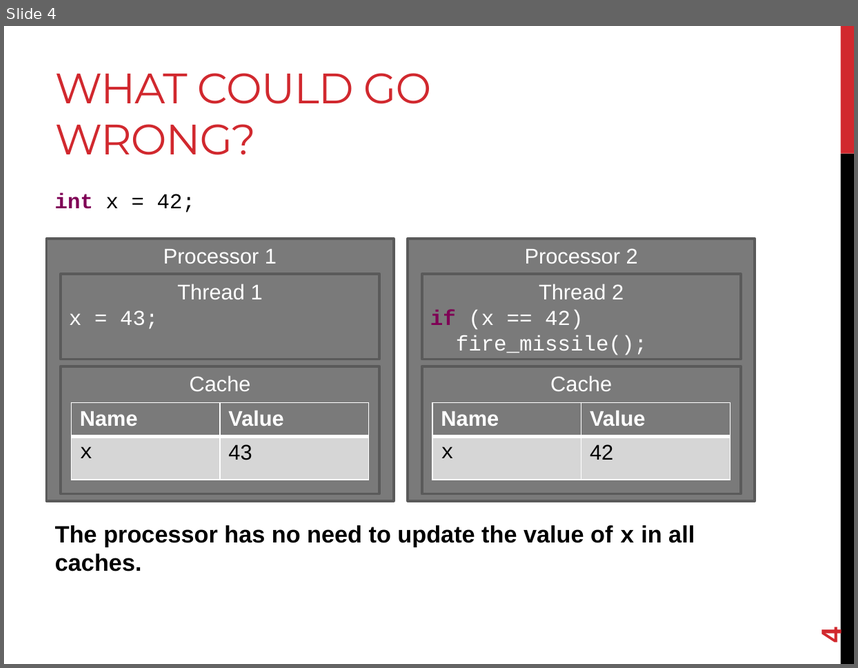
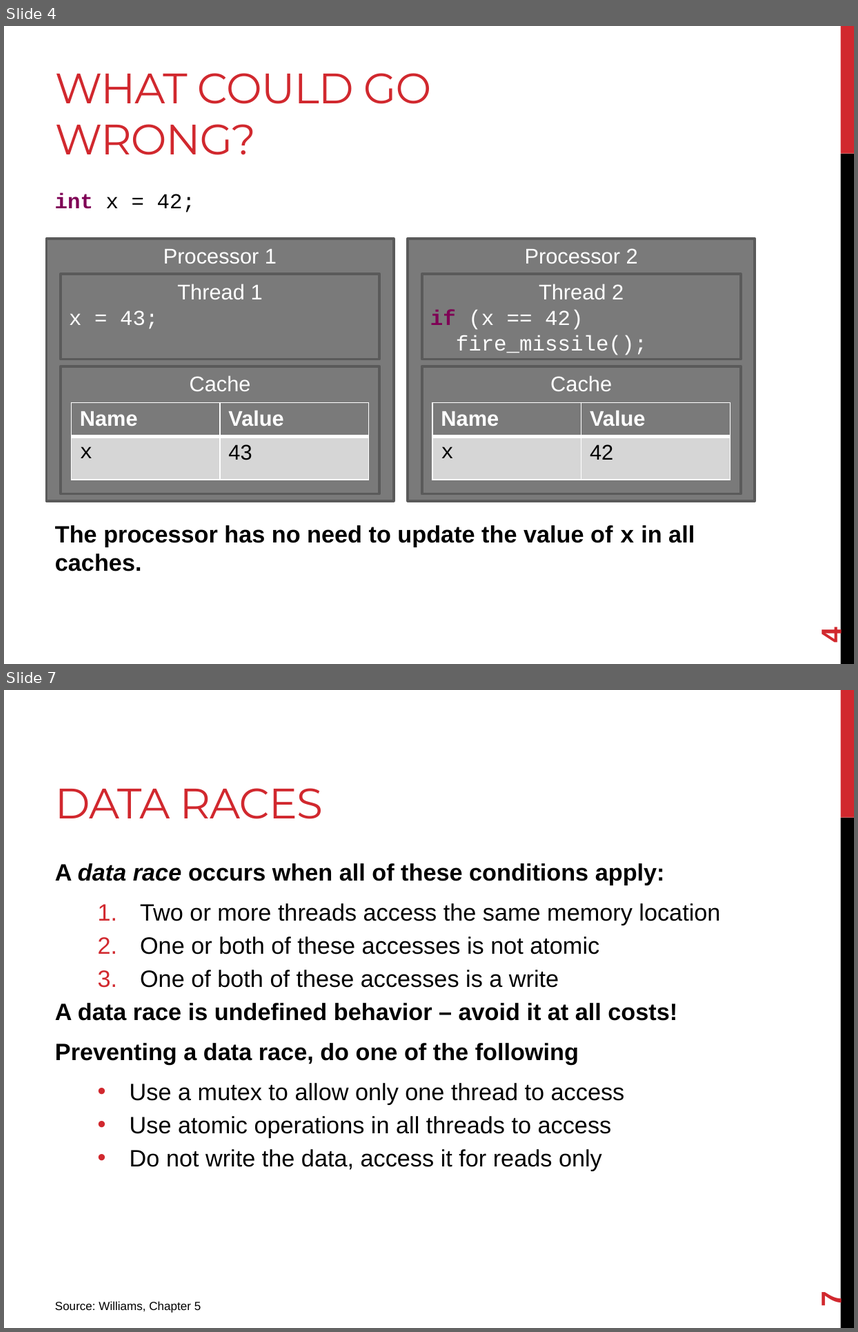
Before and after one commit to joshpeterson/DevelopingConcurrentSoftware, a slide deck: Lectures/Atomics/Atomics.pptx. Shown one above the other, each under a label of ours: slide 4 before the commit, slides 4 and 7 after it; the slides between them are not shown. The pictures are 858x668 and 858x1332 pixels, drawn with LibreOffice and Linux fonts; fonts in the diff are those of the drawing. Boxes give left, top, right and bottom in pixels: in the first picture for what was removed or moved away, otherwise in the second. Text is boxed around its words. In the diff, an @@ line names an element or a change of style, - is before the commit and + after.

Commit message:
Update the atomics lecture
* Add incformation about the memory model
* Define the std::atomic template
* Provide an example checking for lock-free status of an atomic

```diff
--- a/Lectures/Atomics/Atomics.pptx
+++ b/Lectures/Atomics/Atomics.pptx
@@ slide 7 added at [4, 690, 854, 1328], background #FFFFFF; not listed: 2 template elements that a slide beside it also shows @@
@@ title added at [55, 788, 323, 819], 36 pt, text #D1282E @@
+DATA RACES
@@ text added at [55, 863, 720, 1171], 20 pt, text #000000 @@
+A data race occurs when all of these conditions apply:
+  1. Two or more threads access the same memory location
+  2. One or both of these accesses is not atomic
+  3. One of both of these accesses is a write
+A data race is undefined behavior – avoid it at all costs!
+Preventing a data race, do one of the following
+  • Use a mutex to allow only one thread to access
+  • Use atomic operations in all threads to access
+  • Do not write the data, access it for reads only
@@ text added at [55, 1301, 201, 1312], 10 pt, text #000000 @@
+Source: Williams, Chapter 5
@@ page number added at [815, 1292, 847, 1307], 24 pt, text #D1282E, bold @@
+7
```
Also in this commit, not shown: 2 slides changed, 2 other slides added, 12 other files.
